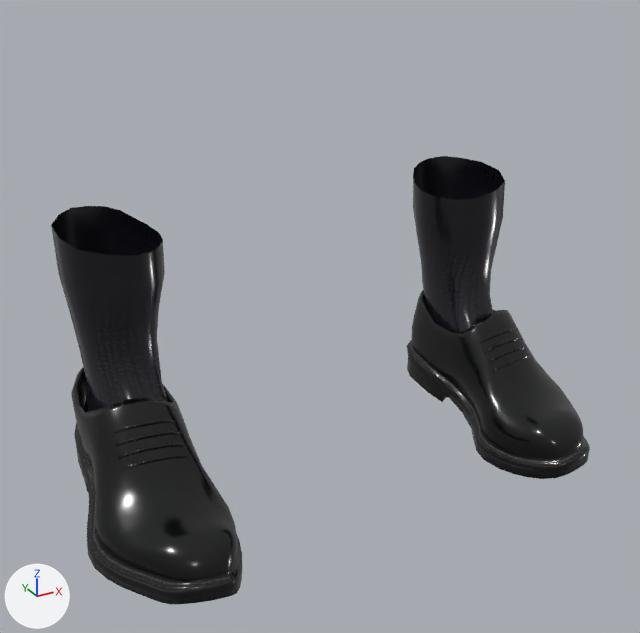
Two versions of the glTF model app/assets/humans/female/shoes03.glb, one commit apart.
Camera for both pictures: a camera (50 mm lens) standing at (-0.332, -0.66, 0.418) and looking at (-0.02, -0.091, 0.133). The lights are fixed; the arrows at lower left show +X, +Y and +Z. The first picture is the older version. Vertices at exactly the same position are counted once.

Names of what the first picture shows: 'part_shoes03'.
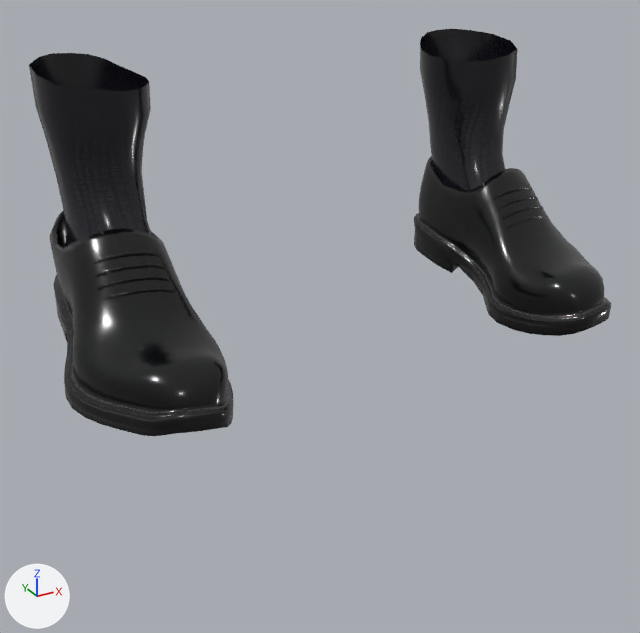
The newer file adds a shape key; the second version is drawn at full value of the shape key 'legs_short' of 'part_shoes03', and the change is written as the vertex moves it makes.

Pixel boxes [x1, y1, x2, y2] of what changed, in the pictures (640 x 633 px; the box of a moved part takes in the faces that stretch with it):
'part_shoes03', reshaped (8% wider, 9% shorter)
    before: [51, 156, 590, 604]
    after: [29, 29, 611, 436]
part 1 of me_shoes03, moved or reshaped
    before: [492, 355, 531, 372]
    after: [506, 215, 546, 229]
part 2 of me_shoes03, moved or reshaped
    before: [480, 328, 517, 343]
    after: [492, 186, 532, 200]
part 3 of me_shoes03, moved or reshaped
    before: [484, 337, 523, 353]
    after: [497, 196, 538, 210]
part 4 of me_shoes03, moved or reshaped
    before: [489, 346, 528, 363]
    after: [502, 205, 543, 219]
part 5 of me_shoes03, moved or reshaped
    before: [407, 290, 590, 479]
    after: [414, 156, 611, 336]
part 6 of me_shoes03, moved or reshaped
    before: [121, 455, 189, 470]
    after: [102, 288, 176, 301]
part 7 of me_shoes03, moved or reshaped
    before: [114, 419, 176, 433]
    after: [93, 250, 162, 264]
part 8 of me_shoes03, moved or reshaped
    before: [115, 431, 181, 447]
    after: [95, 263, 167, 277]
part 9 of me_shoes03, moved or reshaped
    before: [117, 443, 185, 459]
    after: [97, 275, 171, 290]
part 10 of me_shoes03, moved or reshaped
    before: [71, 367, 242, 604]
    after: [50, 210, 233, 436]
part 11 of me_shoes03, moved or reshaped
    before: [413, 156, 505, 331]
    after: [420, 29, 518, 190]
part 12 of me_shoes03, moved or reshaped
    before: [51, 206, 168, 412]
    after: [29, 53, 152, 247]

Edits to the bpy script that builds the scene:
```text
Change me_shoes03:
    used by ob_part_shoes03; location = (0.0, 0.0, 0.0)
    remove me_shoes03.from_pydata(...)  # 2222 vertices, 4128 faces; spans x -0.226..0.226, y -0.206..0.027, z -0.019..0.216
    add me_shoes03.from_pydata(...)  # 2222 vertices, 4128 faces; spans x -0.227..0.227, y -0.206..0.027, z 0.115..0.333
    me_shoes03 part 1: the loose piece of 52 vertices spanning x 0.144..0.194, y -0.115..-0.105, z 0.052..0.06 is moved by (0.001, 0.0, 0.134)
    me_shoes03 part 2: the loose piece of 52 vertices spanning x 0.145..0.192, y -0.095..-0.086, z 0.071..0.081 is moved by (0.001, 0.0, 0.134)
    me_shoes03 part 3: the loose piece of 52 vertices spanning x 0.144..0.194, y -0.102..-0.093, z 0.064..0.074 is moved by (0.001, 0.0, 0.134)
    me_shoes03 part 4: the loose piece of 52 vertices spanning x 0.144..0.195, y -0.109..-0.099, z 0.059..0.067 is moved by (0.001, 0.0, 0.134)
    me_shoes03 part 5: the loose piece of 759 vertices spanning x 0.121..0.226, y -0.206..0.023, z -0.019..0.093 is moved by (0.001, 0.0, 0.134)
    me_shoes03 part 6: the loose piece of 52 vertices spanning x -0.194..-0.144, y -0.115..-0.105, z 0.052..0.06 is moved by (-0.001, 0.0, 0.134)
    me_shoes03 part 7: the loose piece of 52 vertices spanning x -0.192..-0.145, y -0.095..-0.086, z 0.071..0.081 is moved by (-0.001, 0.0, 0.134)
    me_shoes03 part 8: the loose piece of 52 vertices spanning x -0.194..-0.144, y -0.102..-0.093, z 0.064..0.074 is moved by (-0.001, 0.0, 0.134)
    me_shoes03 part 9: the loose piece of 52 vertices spanning x -0.195..-0.144, y -0.109..-0.099, z 0.059..0.067 is moved by (-0.001, 0.0, 0.134)
    me_shoes03 part 10: the loose piece of 759 vertices spanning x -0.226..-0.121, y -0.206..0.023, z -0.019..0.093 is moved by (-0.001, 0.0, 0.134)
    me_shoes03 part 11: 144 of 2222 vertices moved; they spanned x 0.124..0.203, y -0.097..0.027, z 0.03..0.216 and now span x 0.125..0.204, y -0.097..0.027, z 0.164..0.333; mean shift (0.001, 0.0, 0.131); largest move (0.14, -0.088, 0.051) -> (0.141, -0.088, 0.185)
    me_shoes03 part 12: 144 of 2222 vertices moved; they spanned x -0.203..-0.124, y -0.097..0.027, z 0.03..0.216 and now span x -0.204..-0.125, y -0.097..0.027, z 0.164..0.333; mean shift (-0.001, 0.0, 0.131); largest move (-0.14, -0.088, 0.051) -> (-0.141, -0.088, 0.185)
```
